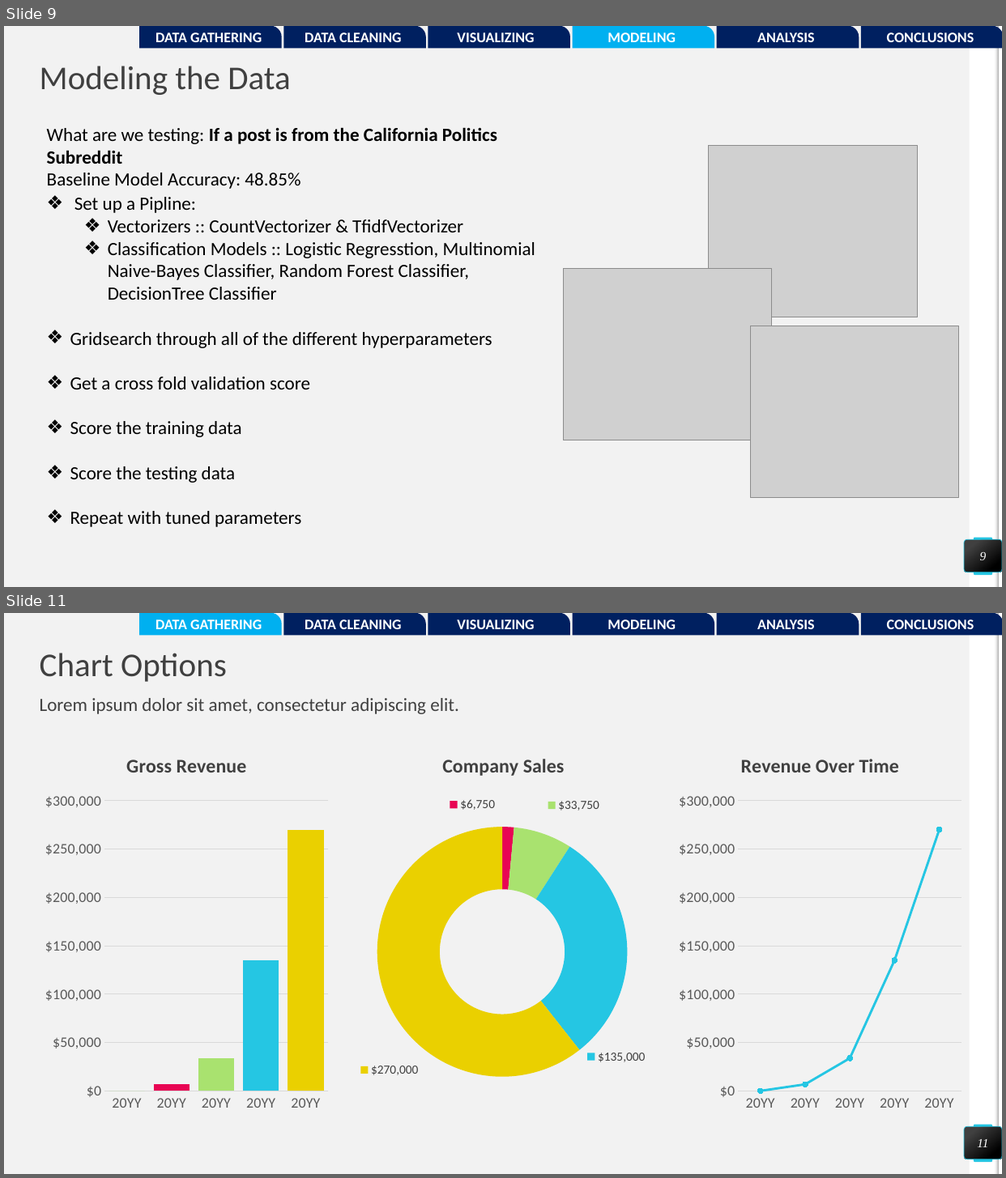
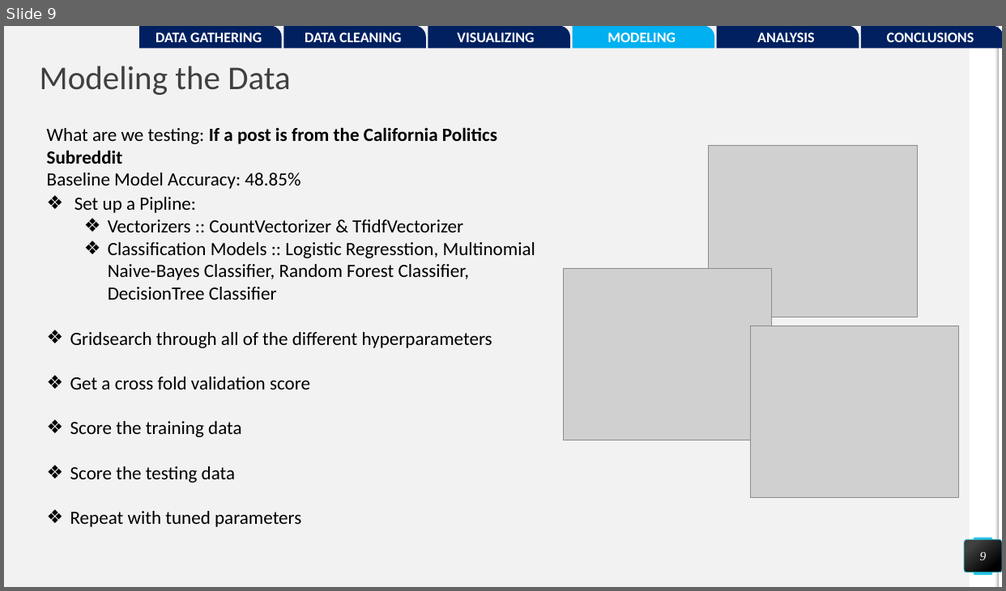
Before and after one commit to pwalesdi/GA_Project_3, a slide deck: Subreddit_Presentation.pptx. Shown one above the other, each under a label of ours: slides 9 and 11 before the commit, slide 9 after it; the slides between them are not shown. The pictures are 1006x1178 and 1006x591 pixels, drawn with LibreOffice and Linux fonts; fonts in the diff are those of the drawing; grey boxes stand for pictures. Boxes give left, top, right and bottom in pixels: in the first picture for what was removed or moved away, otherwise in the second. Text is boxed around its words. In the diff, an @@ line names an element or a change of style, - is before the commit and + after.

```diff
--- a/Subreddit_Presentation.pptx
+++ b/Subreddit_Presentation.pptx
@@ slide 11 removed at (4, 613, 1002, 1174), background #F2F2F2; not listed: 4 template elements that a slide beside it also shows @@
@@ round rect removed at (139, 613, 282, 636) @@
-DATA GATHERING
@@ round rect removed at (284, 613, 426, 636) @@
-DATA CLEANING
@@ round rect removed at (428, 613, 571, 636) @@
-VISUALIZING
@@ round rect removed at (572, 613, 714, 636) @@
-MODELING
@@ round rect removed at (717, 613, 859, 636) @@
-ANALYSIS
@@ round rect removed at (861, 613, 1002, 636) @@
-CONCLUSIONS
@@ title removed at (40, 653, 227, 682) @@
-Chart Options
@@ text removed at (40, 698, 459, 714) @@
-Lorem ipsum dolor sit amet, consectetur adipiscing elit.
@@ column chart removed at (39, 736, 334, 1120) @@
-title "Gross Revenue "
-categories: 20YY, 20YY, 20YY, 20YY, 20YY
-Series 1: 0, 7000, 34000, 135000, 270000
@@ doughnut chart removed at (356, 736, 651, 1120) @@
-title "Company Sales "
-categories: 1, 2, 3, 4, 5
-Series 1: 0, 6750, 33750, 135000, 270000
@@ line stacked chart removed at (673, 736, 968, 1120) @@
-title "Revenue Over Time "
-categories: 20YY, 20YY, 20YY, 20YY, 20YY
-Series 1: 0, 7000, 34000, 135000, 270000
@@ page number removed at (965, 1127, 1002, 1160) @@
-11
```
Also in this commit, not shown: 2 slides changed, 8 slides added, 4 other slides removed, 5 other files.
